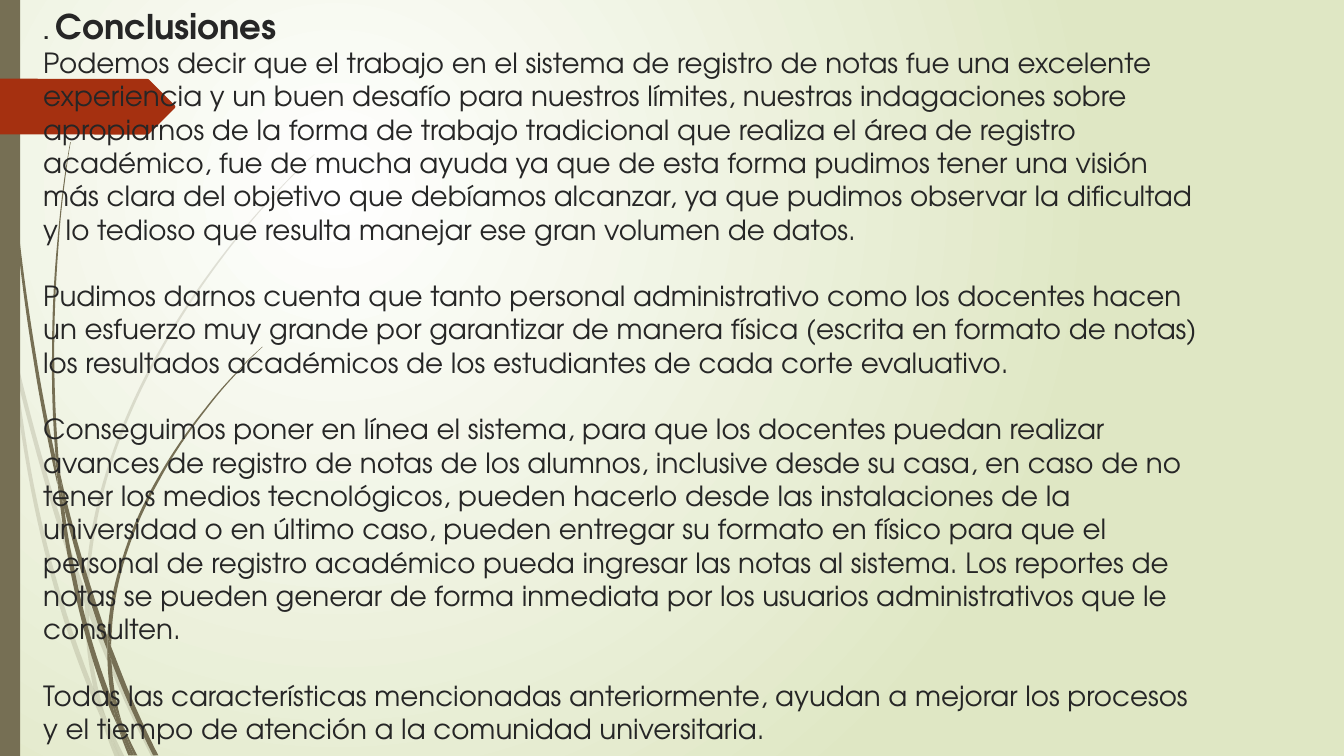
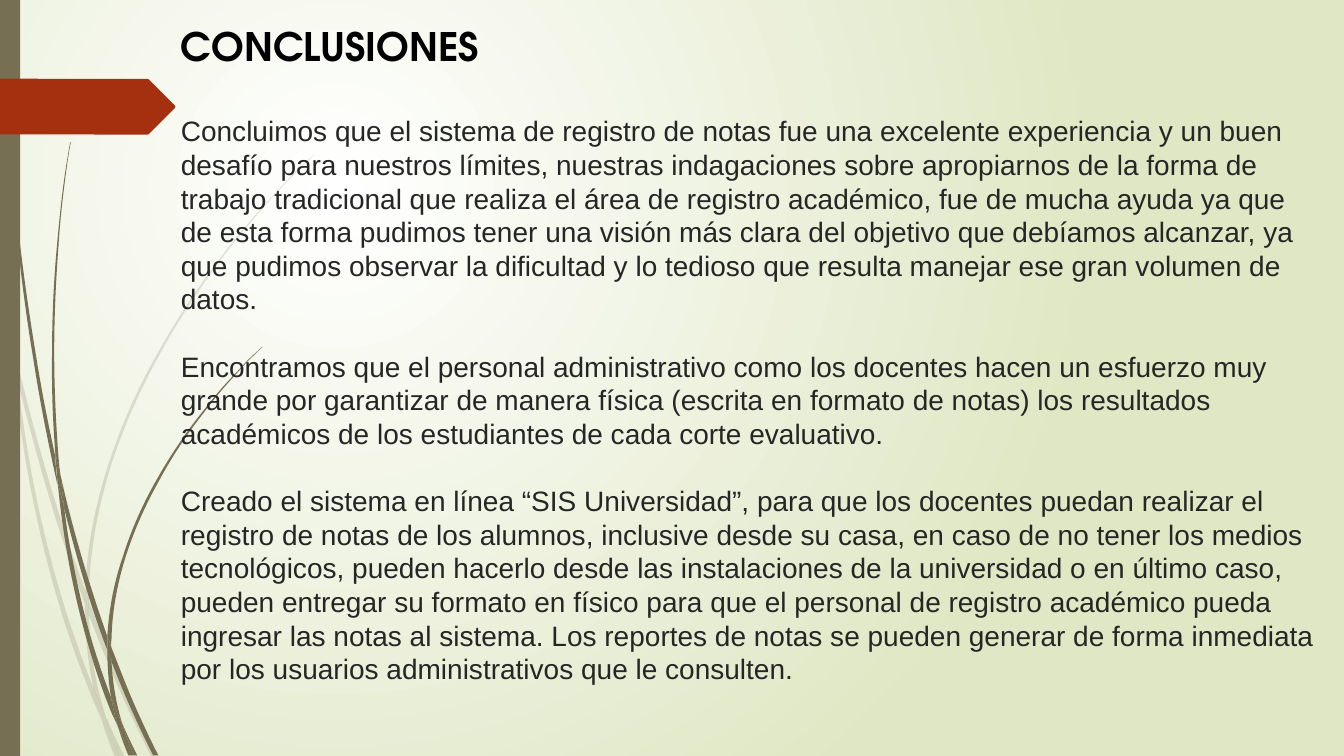
Before and after one commit to francha23/sistema-de-notas, a slide deck: slide 12 of Presentacion/El principio de la sabiduría es el temor.pptx (slide 44 before the commit). Drawn at 1344x756 pixels with LibreOffice and Linux fonts; fonts in the diff are those of the drawing. Boxes give left, top, right and bottom in pixels: in the first picture for what was removed or moved away, otherwise in the second. Text is boxed around its words. In the diff, an @@ line names an element or a change of style, - is before the commit and + after.

```diff
--- a/Presentacion/El principio de la sabiduría es el temor.pptx
+++ b/Presentacion/El principio de la sabiduría es el temor.pptx
@@ text added at [181, 31, 480, 62], 28 pt, text #000000, bold @@
+CONCLUSIONES
@@ title at [181, 120, 1313, 684]: text changed; size 19.8 to 20 pt; font TeX Gyre Adventor to Arial @@
-. Conclusiones
-Podemos decir que el trabajo en el sistema de registro de notas fue una excelente experiencia y un buen desafío para nuestros límites, nuestras indagaciones sobre apropiarnos de la forma de trabajo tradicional que realiza el área de registro académico, fue de mucha ayuda ya que de esta forma pudimos tener una visión más clara del objetivo que debíamos alcanzar, ya que pudimos observar la dificultad y lo tedioso que resulta manejar ese gran volumen de datos.
-Pudimos darnos cuenta que tanto personal administrativo como los docentes hacen un esfuerzo muy grande por garantizar de manera física (escrita en formato de notas) los resultados académicos de los estudiantes de cada corte evaluativo.
-Conseguimos poner en línea el sistema, para que los docentes puedan realizar avances de registro de notas de los alumnos, inclusive desde su casa, en caso de no tener los medios tecnológicos, pueden hacerlo desde las instalaciones de la universidad o en último caso, pueden entregar su formato en físico para que el personal de registro académico pueda ingresar las notas al sistema. Los reportes de notas se pueden generar de forma inmediata por los usuarios administrativos que le consulten.
-Todas las características mencionadas anteriormente, ayudan a mejorar los procesos y el tiempo de atención a la comunidad universitaria.
+Concluimos que el sistema de registro de notas fue una excelente experiencia y un buen desafío para nuestros límites, nuestras indagaciones sobre apropiarnos de la forma de trabajo tradicional que realiza el área de registro académico, fue de mucha ayuda ya que de esta forma pudimos tener una visión más clara del objetivo que debíamos alcanzar, ya que pudimos observar la dificultad y lo tedioso que resulta manejar ese gran volumen de datos.
+Encontramos que el personal administrativo como los docentes hacen un esfuerzo muy grande por garantizar de manera física (escrita en formato de notas) los resultados académicos de los estudiantes de cada corte evaluativo.
+Creado el sistema en línea “SIS Universidad”, para que los docentes puedan realizar el registro de notas de los alumnos, inclusive desde su casa, en caso de no tener los medios tecnológicos, pueden hacerlo desde las instalaciones de la universidad o en último caso, pueden entregar su formato en físico para que el personal de registro académico pueda ingresar las notas al sistema. Los reportes de notas se pueden generar de forma inmediata por los usuarios administrativos que le consulten.
```
Also in this commit, not shown: 9 other slides changed, 2 slides added, 41 slides removed.
